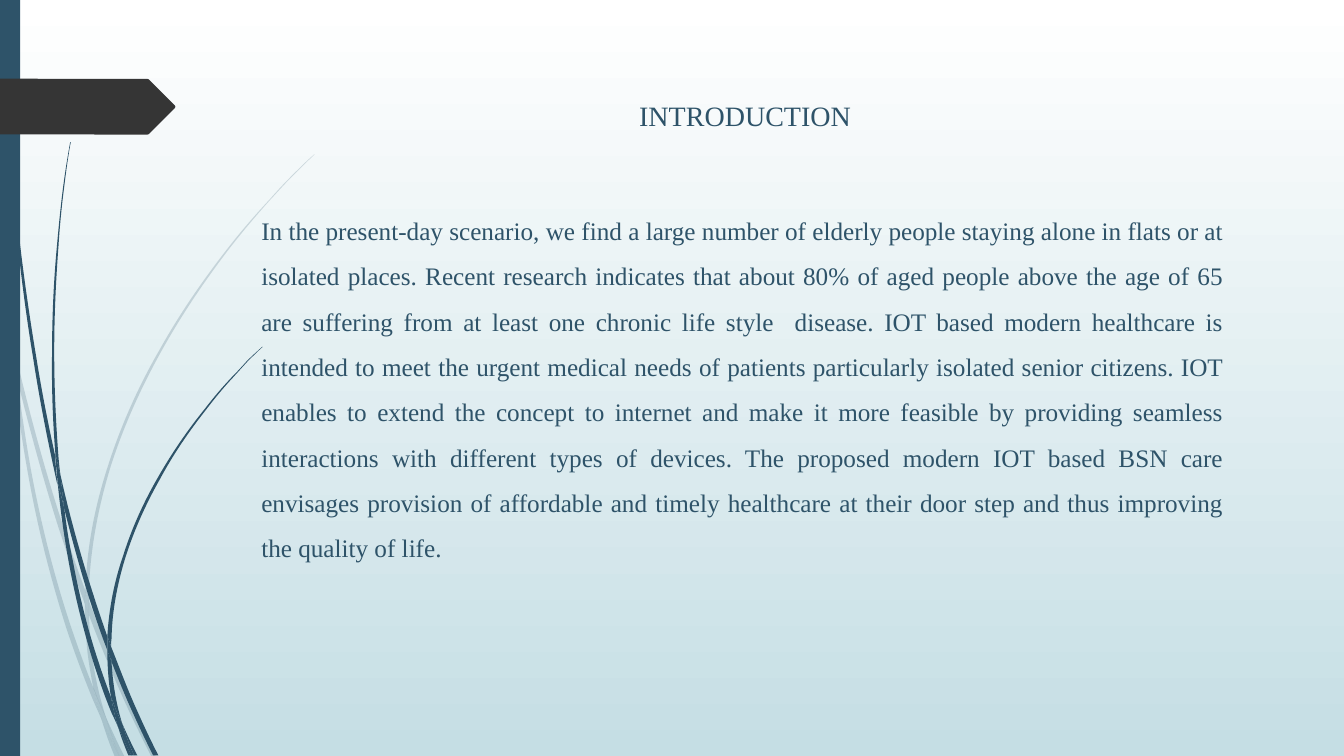
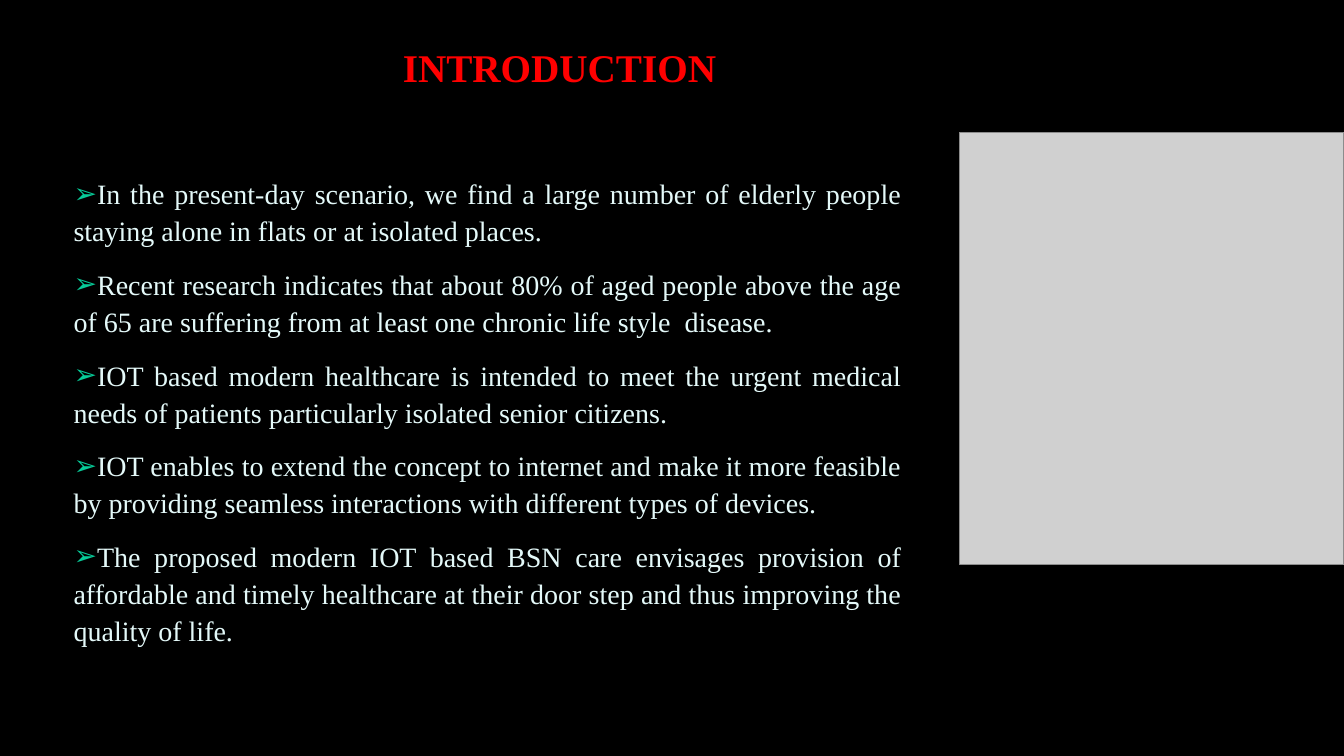
Before and after one commit to Lekshmisr95/body-sensor-network, a slide deck: slide 5 of PPT.pptx (slide 3 before the commit). Drawn at 1344x756 pixels with LibreOffice and Linux fonts; fonts in the diff are those of the drawing; grey boxes stand for pictures; background and template pictures are left out. Boxes give left, top, right and bottom in pixels: in the first picture for what was removed or moved away, otherwise in the second. Text is boxed around its words. In the diff, an @@ line names an element or a change of style, - is before the commit and + after.

```diff
--- a/PPT.pptx
+++ b/PPT.pptx
@@ background gradient #FFFFFF to #C5DEE5 to picture (left out) @@
@@ rectangle removed at (x1=0, y1=0, x2=20, y2=756) @@
@@ title added at (x1=403, y1=56, x2=716, y2=83), 28 pt, text #FF0000, bold @@
+INTRODUCTION
@@ freeform shape removed at (x1=0, y1=79, x2=175, y2=134) @@
@@ picture added at (x1=960, y1=132, x2=1344, y2=565) @@
@@ subtitle at (x1=74, y1=184, x2=901, y2=646): text changed; size 18 to 20 pt; text colour #2E5369 to #E4F9F9 @@
-INTRODUCTION
-In the present-day scenario, we find a large number of elderly people staying alone in flats or at isolated places. Recent research indicates that about 80% of aged people above the age of 65 are suffering from at least one chronic life style disease. IOT based modern healthcare is intended to meet the urgent medical needs of patients particularly isolated senior citizens. IOT enables to extend the concept to internet and make it more feasible by providing seamless interactions with different types of devices. The proposed modern IOT based BSN care envisages provision of affordable and timely healthcare at their door step and thus improving the quality of life.
+➢ In the present-day scenario, we find a large number of elderly people staying alone in flats or at isolated places.
+➢ Recent research indicates that about 80% of aged people above the age of 65 are suffering from at least one chronic life style disease.
+➢ IOT based modern healthcare is intended to meet the urgent medical needs of patients particularly isolated senior citizens.
+➢ IOT enables to extend the concept to internet and make it more feasible by providing seamless interactions with different types of devices.
+➢ The proposed modern IOT based BSN care envisages provision of affordable and timely healthcare at their door step and thus improving the quality of life.
@@ group removed at (x1=0, y1=154, x2=315, y2=756): 10 freeform shapes @@
@@ group removed at (x1=3, y1=0, x2=262, y2=756): 12 freeform shapes @@
```
Also in this commit, not shown: 13 other slides changed, 4 slides added, 9 slides removed, 4 other files.
